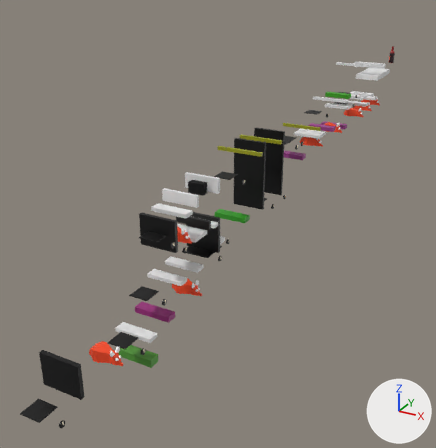
A saved change to the Blender file scenes/Level1-4.blend.
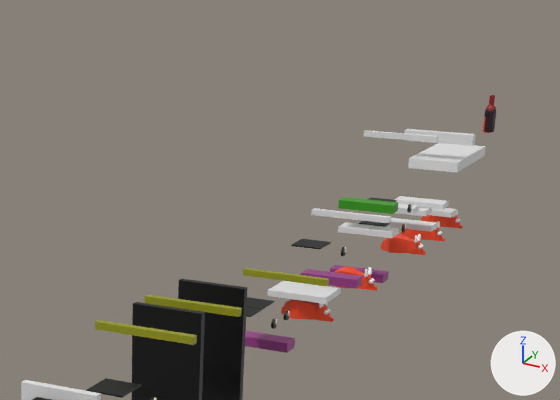
Each version is shown whole from a camera (50 mm lens) standing at (237.0, -110.0, 268.0) and looking at (-58.0, 425.0, 0.0), then close up on the part from 40% to 97% of the width and 1% to 40% of the height. Every picture has the same lights, and +X, +Y and +Z are marked at lower right. The older version's two pictures come first. Objects named as collision shapes, trigger or cutter boxes, shadow casters or lower levels of detail are left out.

Script lines for the objects in view, before the commit:
```python
ob_bounceweak_3 = bpy.data.objects.new('BounceWeak_3', me_bounceweak_3)
ob_bounceweak_3.location = (0.8, 580.0, 80.5)
ob_bounceweak_3.scale = (15.6, 4.68, 2.34)
ob_grapplingcracker_1 = bpy.data.objects.new('GrapplingCracker_1', me_grapplingcracker_1)
ob_grapplingcracker_1.location = (0.7, 359.9, 109.1)
ob_grapplingcracker_1.scale = (21.8, 1.56, 1.56)
ob_grapplingcracker_2 = bpy.data.objects.new('GrapplingCracker_2', me_grapplingcracker_2)
ob_grapplingcracker_2.location = (0.7, 403.9, 109.1)
ob_grapplingcracker_2.scale = (21.8, 1.56, 1.56)
ob_grapplingcracker_3 = bpy.data.objects.new('GrapplingCracker_3', me_grapplingcracker_3)
ob_grapplingcracker_3.location = (0.7, 511.6, 97.0)
ob_grapplingcracker_3.scale = (21.8, 1.56, 1.56)
ob_grapplingcracker_4 = bpy.data.objects.new('GrapplingCracker_4', me_grapplingcracker_4)
ob_grapplingcracker_4.location = (0.7, 605.0, 109.5)
ob_grapplingcracker_4.scale = (21.8, 1.56, 1.56)
ob_grapplingcracker_5 = bpy.data.objects.new('GrapplingCracker_5', me_grapplingcracker_5)
ob_grapplingcracker_5.location = (0.7, 768.8, 128.4)
ob_grapplingcracker_5.scale = (21.8, 3.12, 3.12)
ob_grapplingcracker_6 = bpy.data.objects.new('GrapplingCracker_6', me_grapplingcracker_6)
ob_grapplingcracker_6.location = (0.7, 684.6, 140.6)
ob_grapplingcracker_6.scale = (21.8, 1.56, 1.56)
# also in view: 'Grate_13' at (1.0, 293.0, 100.0); 'Grate_15' at (1.0, 424.0, 81.0); 'Rat_8' at (4.0, 700.0, 76.0); 'BounceWeak_2' at (1.0, 483.0, 72.0); 'Rat_5' at (4.0, 538.0, 76.0)
```
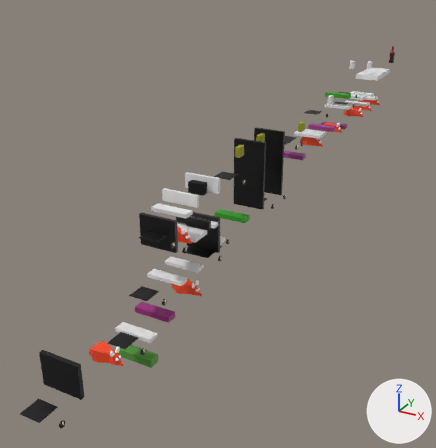
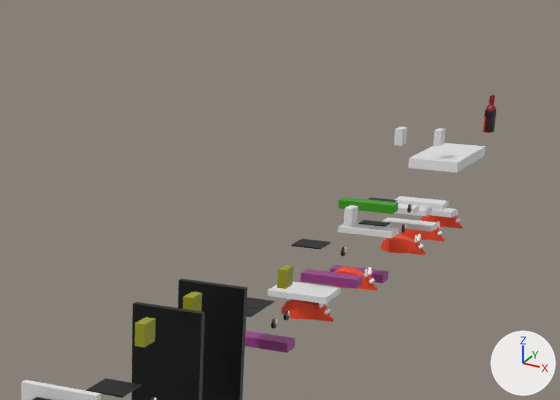
What changed in the scene script:
```text
Change ob_grapplingcracker_6:
    ob_grapplingcracker_6.scale: (21.8, 1.56, 1.56) -> (2.18, 4.68, 4.68)
Change ob_grapplingcracker_5:
    ob_grapplingcracker_5.scale: (21.8, 3.12, 3.12) -> (2.18, 4.68, 4.68)
Change ob_grapplingcracker_4:
    ob_grapplingcracker_4.scale: (21.8, 1.56, 1.56) -> (2.18, 4.68, 4.68)
Change ob_grapplingcracker_3:
    ob_grapplingcracker_3.scale: (21.8, 1.56, 1.56) -> (2.18, 4.68, 4.68)
Change ob_grapplingcracker_2:
    ob_grapplingcracker_2.scale: (21.8, 1.56, 1.56) -> (2.18, 4.68, 4.68)
Change ob_grapplingcracker_1:
    ob_grapplingcracker_1.scale: (21.8, 1.56, 1.56) -> (2.18, 4.68, 4.68)
```

Location of each change, (x1, y1, x2, y2) in pixels of the close-ups (560 x 400 px):
'GrapplingCracker_1', rescaled (80% narrower, 19% taller)
    before: (95, 320, 197, 345)
    after: (135, 317, 155, 347)
'GrapplingCracker_2', rescaled
    before: (145, 295, 242, 317)
    after: (183, 292, 202, 311)
'GrapplingCracker_3', rescaled (79% narrower, 32% taller)
    before: (243, 268, 329, 286)
    after: (277, 265, 294, 289)
'GrapplingCracker_4', rescaled (80% narrower, 38% taller)
    before: (311, 208, 391, 223)
    after: (343, 205, 358, 226)
'GrapplingCracker_5', rescaled
    before: (404, 129, 476, 146)
    after: (433, 128, 446, 146)
'GrapplingCracker_6', rescaled (82% narrower, 54% taller)
    before: (363, 130, 439, 142)
    after: (394, 127, 407, 146)
